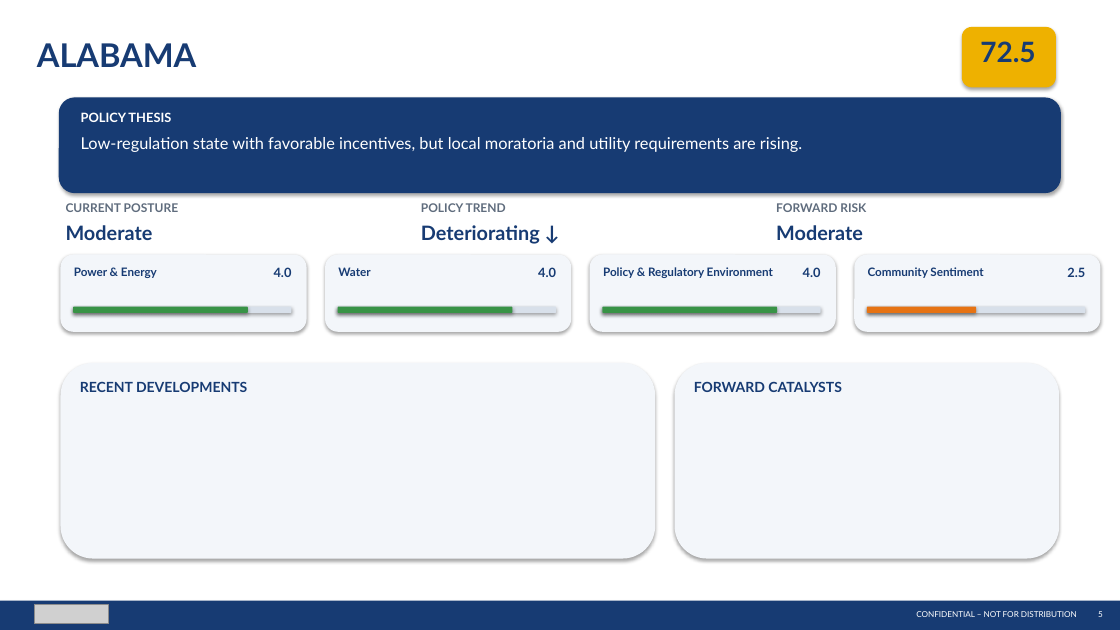
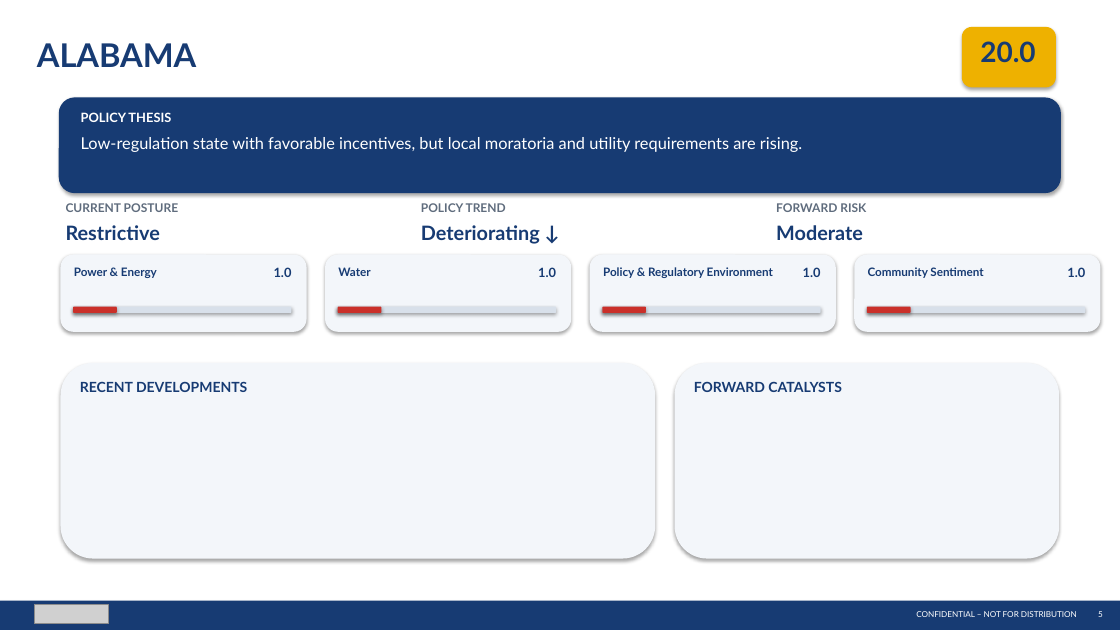
Before and after one commit to jaychittooran-spec/datacenter-map, a slide deck: slide 5 of STACK_Policy_Intelligence_Updated.pptx. Drawn at 1120x630 pixels with LibreOffice and Linux fonts; fonts in the diff are those of the drawing; grey boxes stand for pictures. Boxes give left, top, right and bottom in pixels: in the first picture for what was removed or moved away, otherwise in the second. Text is boxed around its words. In the diff, an @@ line names an element or a change of style, - is before the commit and + after.

```diff
--- a/STACK_Policy_Intelligence_Updated.pptx
+++ b/STACK_Policy_Intelligence_Updated.pptx
@@ text at (x1=980, y1=41, x2=1035, y2=63): text changed @@
-72.5
+20.0
@@ text at (x1=66, y1=225, x2=160, y2=240): text changed @@
-Moderate
+Restrictive
@@ text at (x1=274, y1=267, x2=292, y2=277): text changed @@
-4.0
+1.0
@@ text at (x1=538, y1=267, x2=556, y2=277): text changed @@
-4.0
+1.0
@@ text at (x1=803, y1=267, x2=821, y2=277): text changed @@
-4.0
+1.0
@@ text at (x1=1067, y1=267, x2=1085, y2=277): text changed @@
-2.5
+1.0
@@ rounded rectangle resized from (x1=73, y1=307, x2=248, y2=313) to (x1=73, y1=307, x2=117, y2=313) @@
@@ rounded rectangle resized from (x1=338, y1=307, x2=513, y2=313) to (x1=338, y1=307, x2=381, y2=313) @@
@@ fill #389346 to #CA302A in 3 elements at (x1=73, y1=307, x2=117, y2=313), (x1=338, y1=307, x2=381, y2=313), (x1=602, y1=307, x2=646, y2=313) @@
@@ rounded rectangle resized from (x1=602, y1=307, x2=777, y2=313) to (x1=602, y1=307, x2=646, y2=313) @@
@@ rounded rectangle resized from (x1=867, y1=307, x2=976, y2=313) to (x1=867, y1=307, x2=911, y2=313) @@
@@ rounded rectangle at (x1=867, y1=307, x2=911, y2=313): fill #E67314 to #CA302A @@
```
Also in this commit, not shown: 2 other slides changed, 1 other file.
